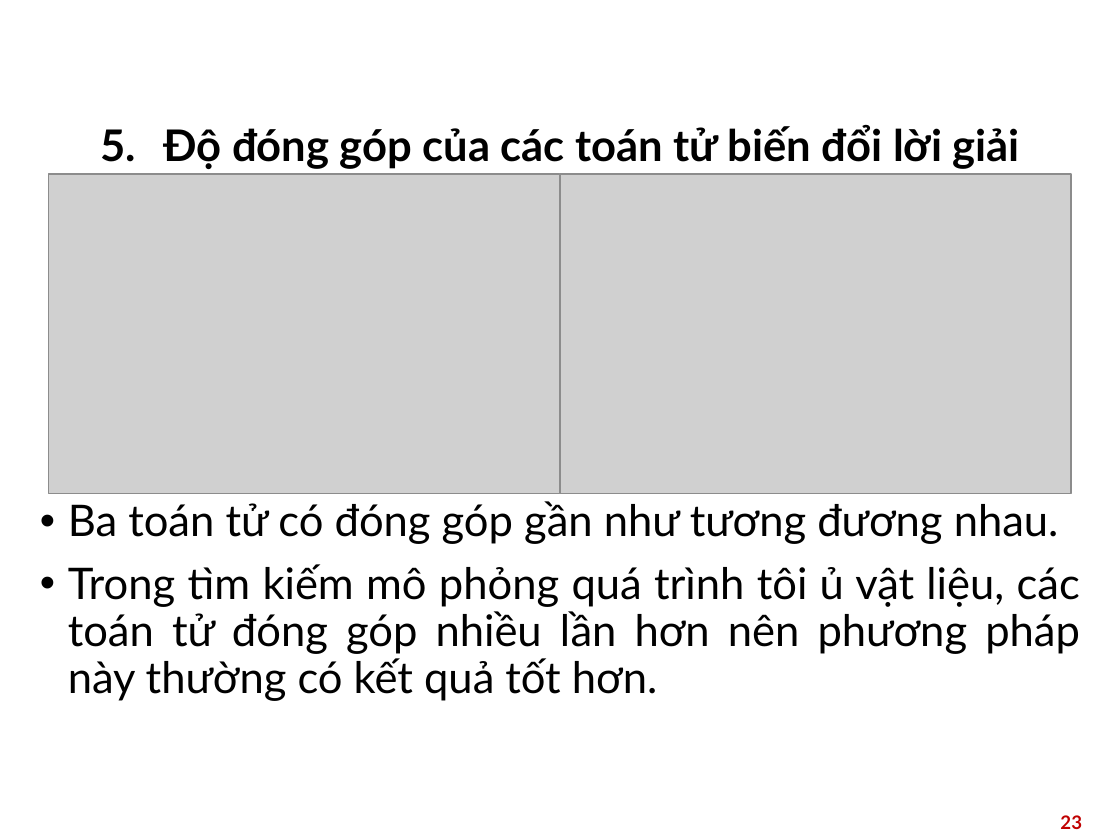
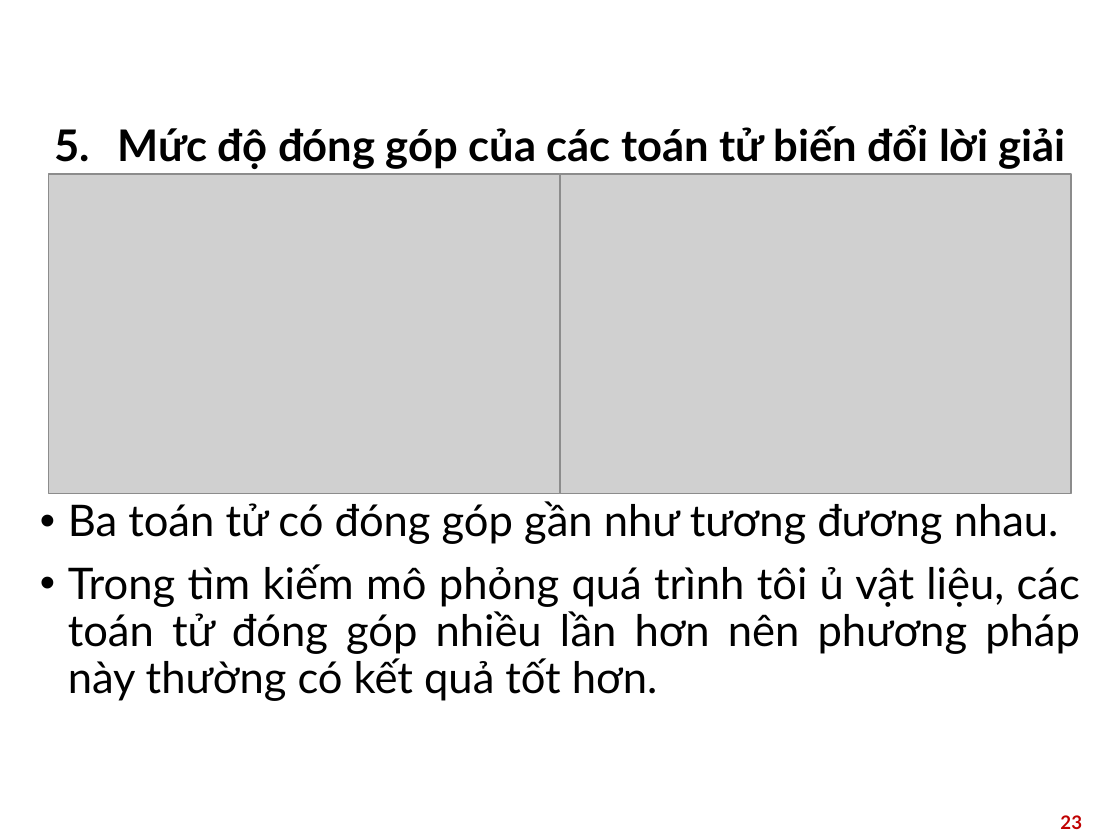
Before and after one commit to datvt029999/tsptw, a slide deck: slide 23 of assets/slides.pptx. Drawn at 1120x840 pixels with LibreOffice and Linux fonts; fonts in the diff are those of the drawing; grey boxes stand for pictures; background and template pictures are left out. Boxes give left, top, right and bottom in pixels: in the first picture for what was removed or moved away, otherwise in the second. Text is boxed around its words. In the diff, an @@ line names an element or a change of style, - is before the commit and + after.

```diff
--- a/assets/slides.pptx
+++ b/assets/slides.pptx
@@ text at (x1=117, y1=125, x2=1066, y2=169): text changed @@
-5. Độ đóng góp của các toán tử biến đổi lời giải
+5. Mức độ đóng góp của các toán tử biến đổi lời giải
```
Also in this commit, not shown: 5 other slides changed, 1 other file.
